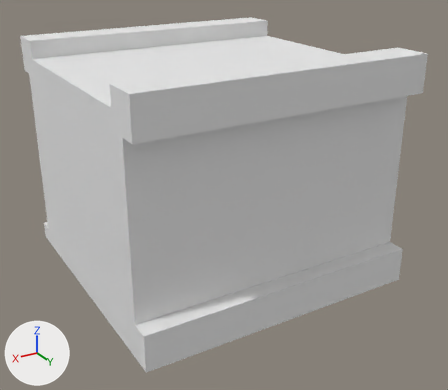
One commit to the OBJ model Assets/Prefabs/Imported Voxels/Maze/Straightwall.obj: the scene before it, then after it.
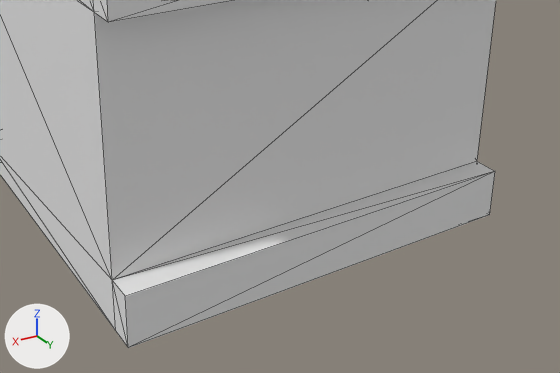
Each version appears first whole from a 50 mm camera at (16.8, 29.6, 18.7) aimed at (-0.3, 1.2, 4.5), and next in a close-up on the part from 13% to 100% of the width and 33% to 100% of the height. Arrows for +X, +Y and +Z are at lower left; the lights stay in place. The close-ups show mesh edges as thin lines. Where no turn or scale is listed for an object, it has been applied to the vertices. Vertices at the same position are counted once.

Objects in the first close-up: 'Straightwall'.
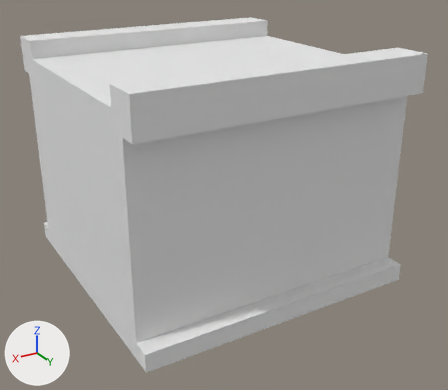
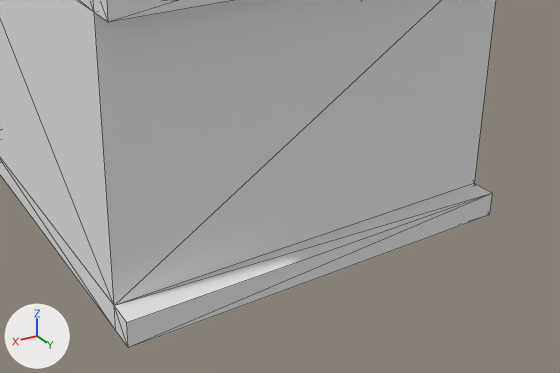
Changed parts and their boxes (x1, y1, x2, y2) in the close-ups (560 x 373 px; the box of a moved part takes in the faces that stretch with it):
part 1 of me_straightwall, moved or reshaped
    both: (0, 0, 496, 344)

Patch to the scene script:
```diff
--- a/Assets/Prefabs/Imported Voxels/Maze/Straightwall.obj.py
+++ b/Assets/Prefabs/Imported Voxels/Maze/Straightwall.obj.py
@@ me_straightwall @@
 me_straightwall.from_pydata(...)  # 40 vertices, 76 faces; spans x -8.0..8.0, y -8.0..8.0, z 0.0..13.0
 # used by ob_straightwall; location = (0.0, 0.0, 0.0)
 # before: 6 (-8.0, 7.0, 2.0) at pixel (477, 161), 7 (-8.0, 8.0, 2.0) at pixel (495, 171), 26 (8.0, 7.0, 2.0) at pixel (112, 280), 27 (8.0, 8.0, 2.0) at pixel (125, 296)
+# me_straightwall part 1
+for i in [6, 7, 26, 27]: me_straightwall.vertices[i].co += Vector((0.0, 0.0, -1.0))
 me_straightwall.materials.append(mat_palette)
```
